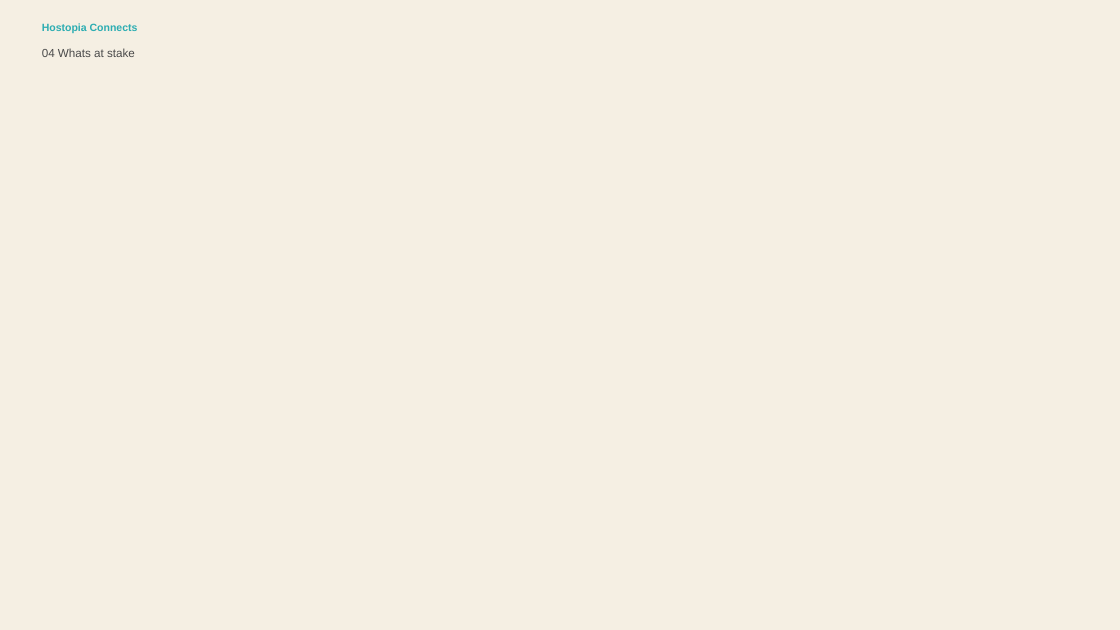
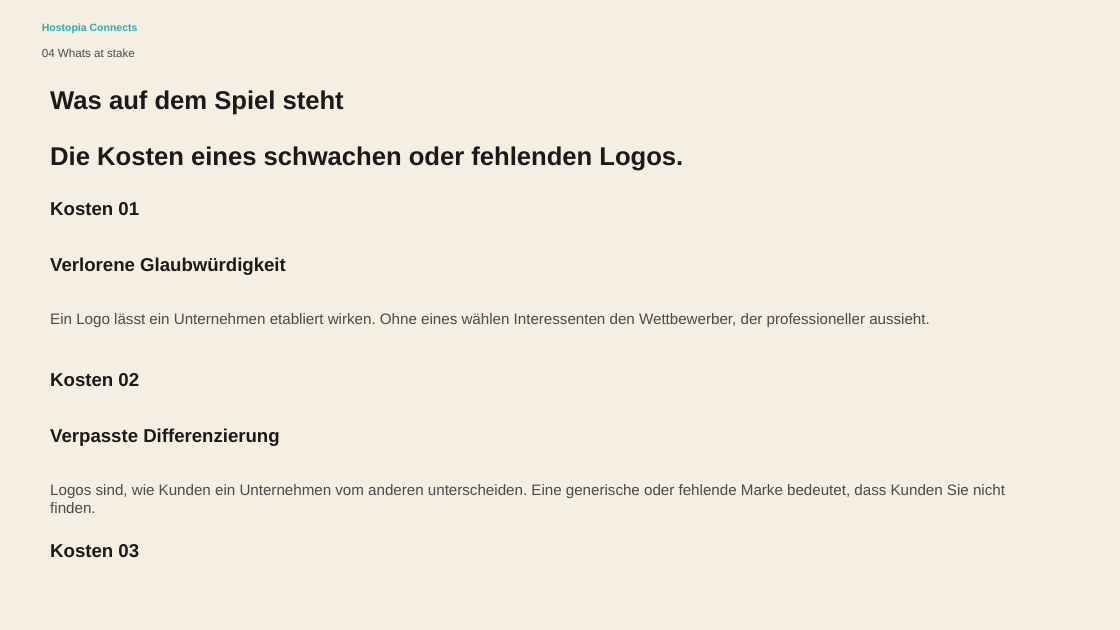
Before and after one commit to ginocardenas-cpu/hostopiaconnects, a slide deck: slide 4 of public/assets/editable/professional-logo-design-sales-presentation-2/de/Professional Logo Design Sales Presentation - de.pptx. Drawn at 1120x630 pixels with LibreOffice and Linux fonts; fonts in the diff are those of the drawing. Boxes give left, top, right and bottom in pixels: in the first picture for what was removed or moved away, otherwise in the second. Text is boxed around its words. In the diff, an @@ line names an element or a change of style, - is before the commit and + after.

```diff
--- a/public/assets/editable/professional-logo-design-sales-presentation-2/de/Professional Logo Design Sales Presentation - de.pptx
+++ b/public/assets/editable/professional-logo-design-sales-presentation-2/de/Professional Logo Design Sales Presentation - de.pptx
@@ text added at (50,90,344,115), 22 pt, text #1A1A1A, bold @@
+Was auf dem Spiel steht
@@ text added at (50,146,683,171), 22 pt, text #1A1A1A, bold @@
+Die Kosten eines schwachen oder fehlenden Logos.
@@ text added at (50,202,139,215), 16 pt, text #1A1A1A, bold @@
+Kosten 01
@@ text added at (50,257,286,275), 16 pt, text #1A1A1A, bold @@
+Verlorene Glaubwürdigkeit
@@ text added at (50,313,930,327), 13 pt, text #4A4A4A @@
+Ein Logo lässt ein Unternehmen etabliert wirken. Ohne eines wählen Interessenten den Wettbewerber, der professioneller aussieht.
@@ text added at (50,373,139,386), 16 pt, text #1A1A1A, bold @@
+Kosten 02
@@ text added at (50,428,279,446), 16 pt, text #1A1A1A, bold @@
+Verpasste Differenzierung
@@ text added at (50,484,1005,513), 13 pt, text #4A4A4A @@
+Logos sind, wie Kunden ein Unternehmen vom anderen unterscheiden. Eine generische oder fehlende Marke bedeutet, dass Kunden Sie nicht finden.
@@ text added at (50,544,139,558), 16 pt, text #1A1A1A, bold @@
+Kosten 03
```
Also in this commit, not shown: 12 other slides changed, 37 other files.
